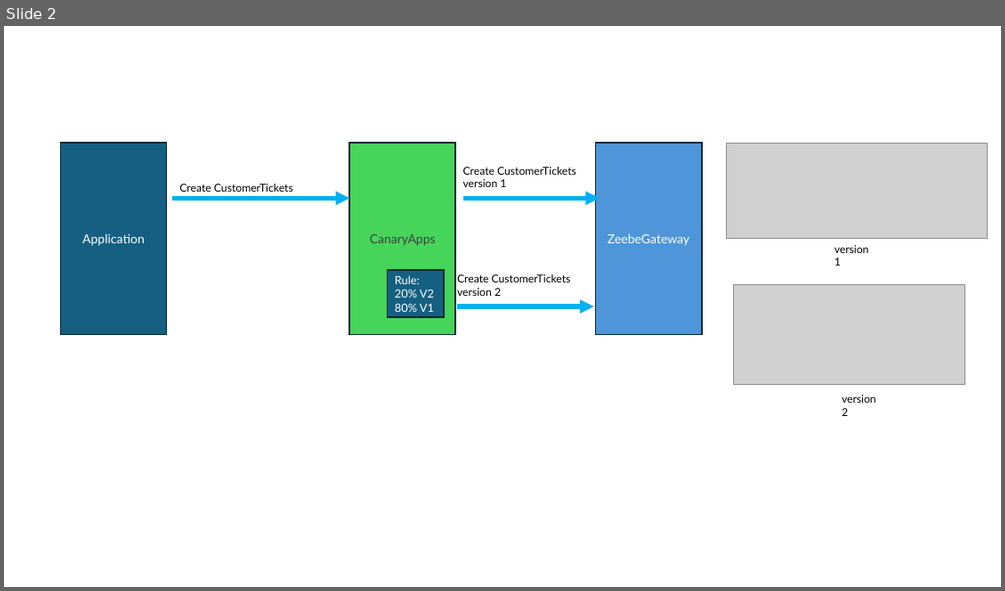
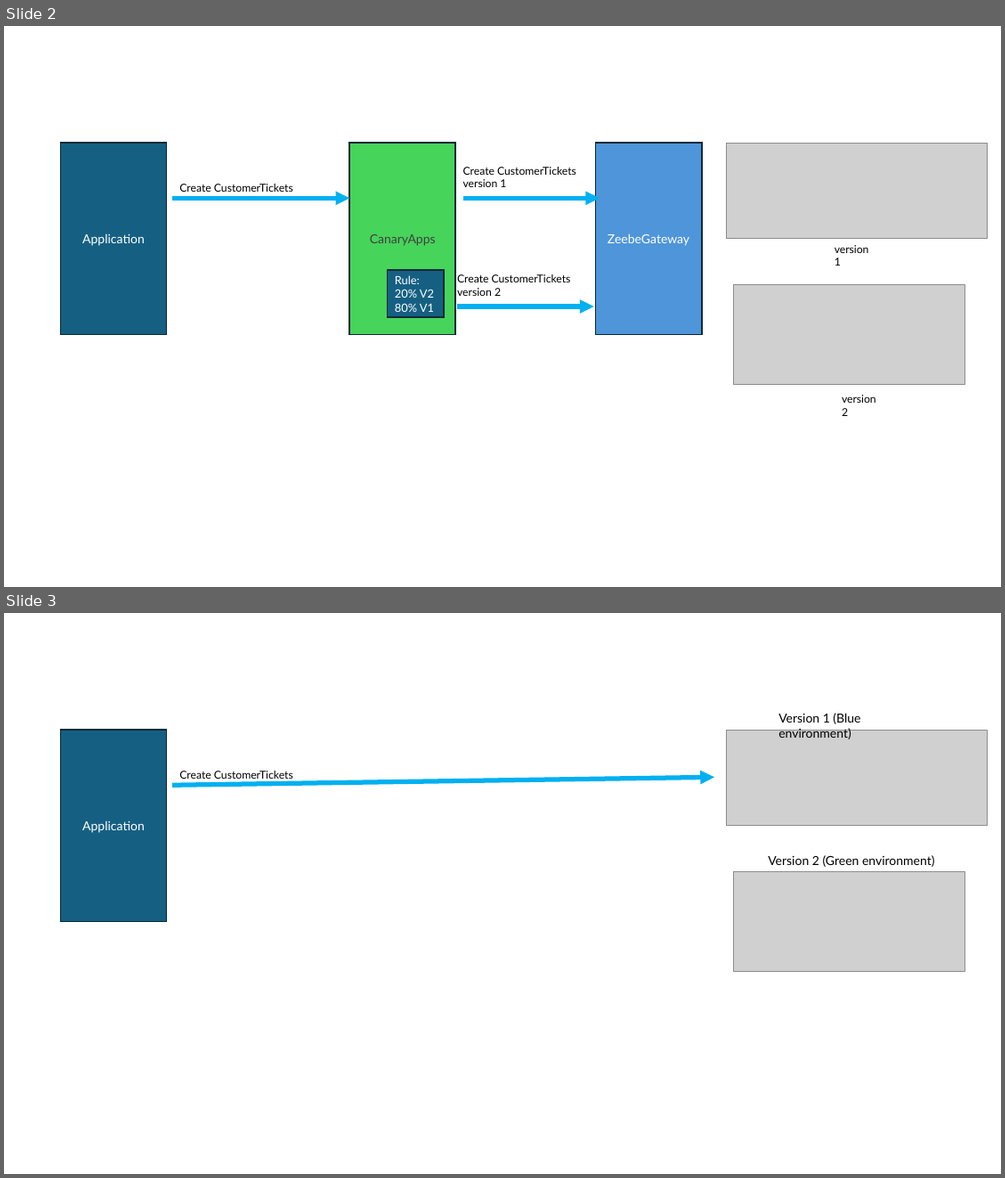
Before and after one commit to camunda-community-hub/camunda-8-canary-deployment, a slide deck: doc/CanaryProcess/Drawings.pptx. Shown one above the other, each under a label of ours: slide 2 before the commit, slides 2 and 3 after it. The pictures are 1005x591 and 1005x1178 pixels, drawn with LibreOffice and Linux fonts; fonts in the diff are those of the drawing; grey boxes stand for pictures. Boxes give left, top, right and bottom in pixels: in the first picture for what was removed or moved away, otherwise in the second. Text is boxed around its words. In the diff, an @@ line names an element or a change of style, - is before the commit and + after.

```diff
--- a/doc/CanaryProcess/Drawings.pptx
+++ b/doc/CanaryProcess/Drawings.pptx
@@ slide 3 added at (x1=4, y1=613, x2=1001, y2=1174), background #FFFFFF @@
@@ text added at (x1=778, y1=713, x2=860, y2=739), 12 pt, text #000000 @@
+Version 1 (Blue environment)
@@ rectangle added at (x1=61, y1=730, x2=167, y2=921), fill #156082, outline #092A39 1.5 pt, 12 pt, text #FFFFFF @@
+Application
@@ picture added at (x1=727, y1=730, x2=987, y2=826) @@
@@ text added at (x1=179, y1=771, x2=293, y2=781), 10.5 pt, text #000000 @@
+Create CustomerTickets
@@ arrow added from (172, 785) to (714, 777), #00B0F0 4.5 pt @@
@@ picture added at (x1=734, y1=872, x2=965, y2=971) @@
@@ text added at (x1=768, y1=855, x2=934, y2=867), 12 pt, text #000000 @@
+Version 2 (Green environment)
```
Also in this commit, not shown: 1 other slide added, 14 other files.
